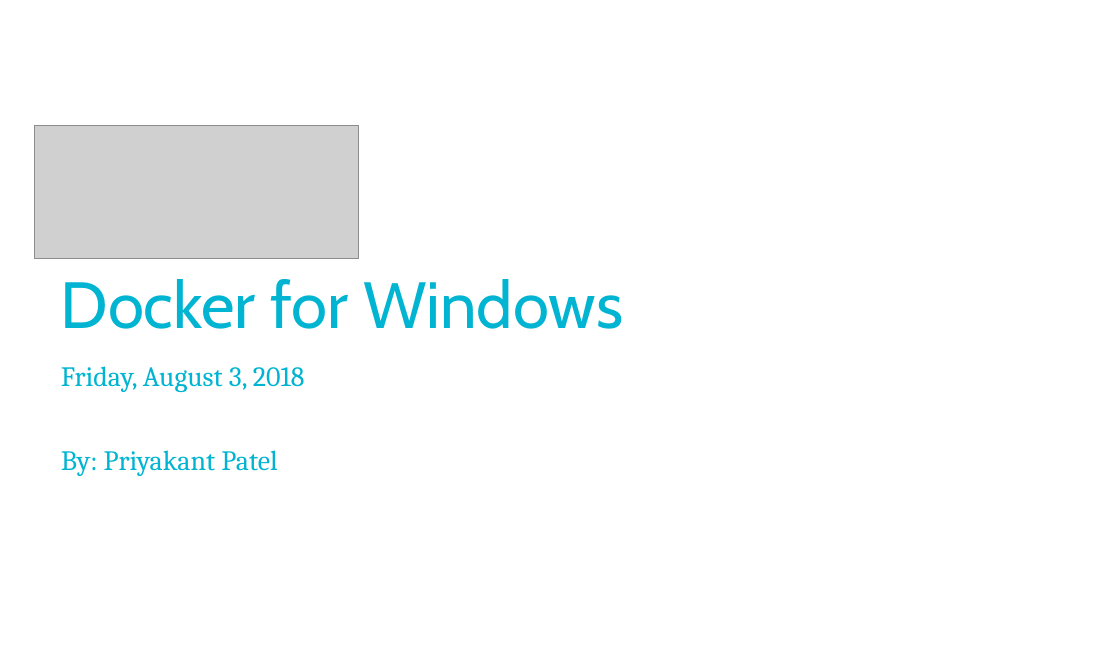
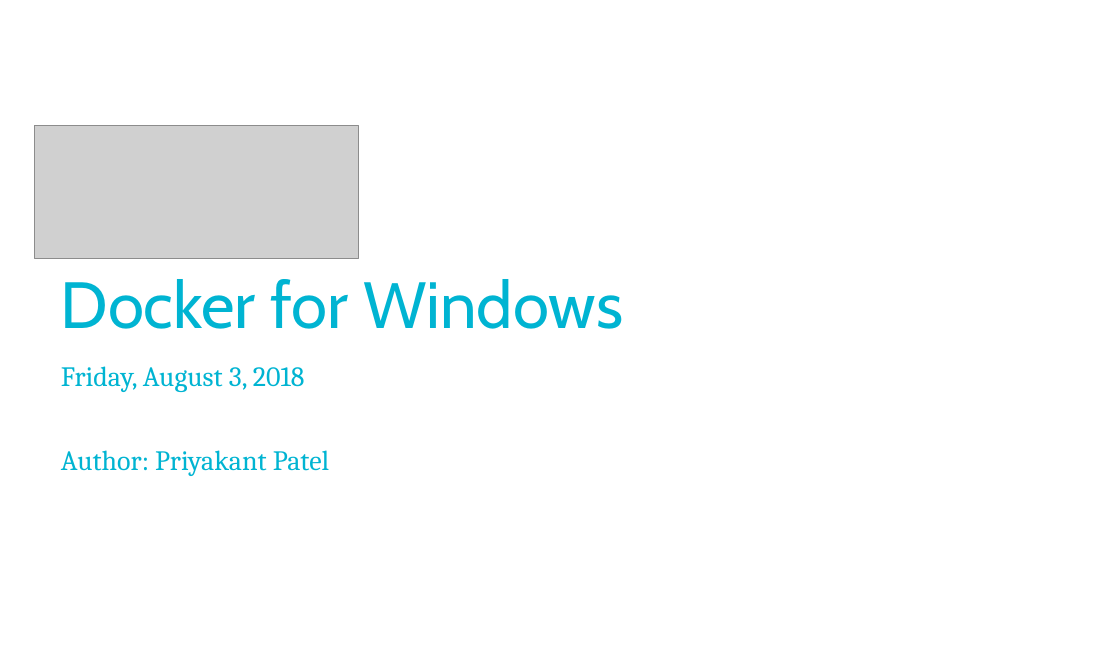
Before and after one commit to priyakantpatel/windows-containers, a slide deck: slide 1 of demo-win-container.pptx. Drawn at 1120x651 pixels with LibreOffice and Linux fonts; fonts in the diff are those of the drawing; grey boxes stand for pictures. Boxes give left, top, right and bottom in pixels: in the first picture for what was removed or moved away, otherwise in the second. Text is boxed around its words. In the diff, an @@ line names an element or a change of style, - is before the commit and + after.

```diff
--- a/demo-win-container.pptx
+++ b/demo-win-container.pptx
@@ subtitle at (61,450,329,476): text changed @@
-By: Priyakant Patel
+Author: Priyakant Patel
```
Also in this commit, not shown: 4 other slides changed, 1 other file.
